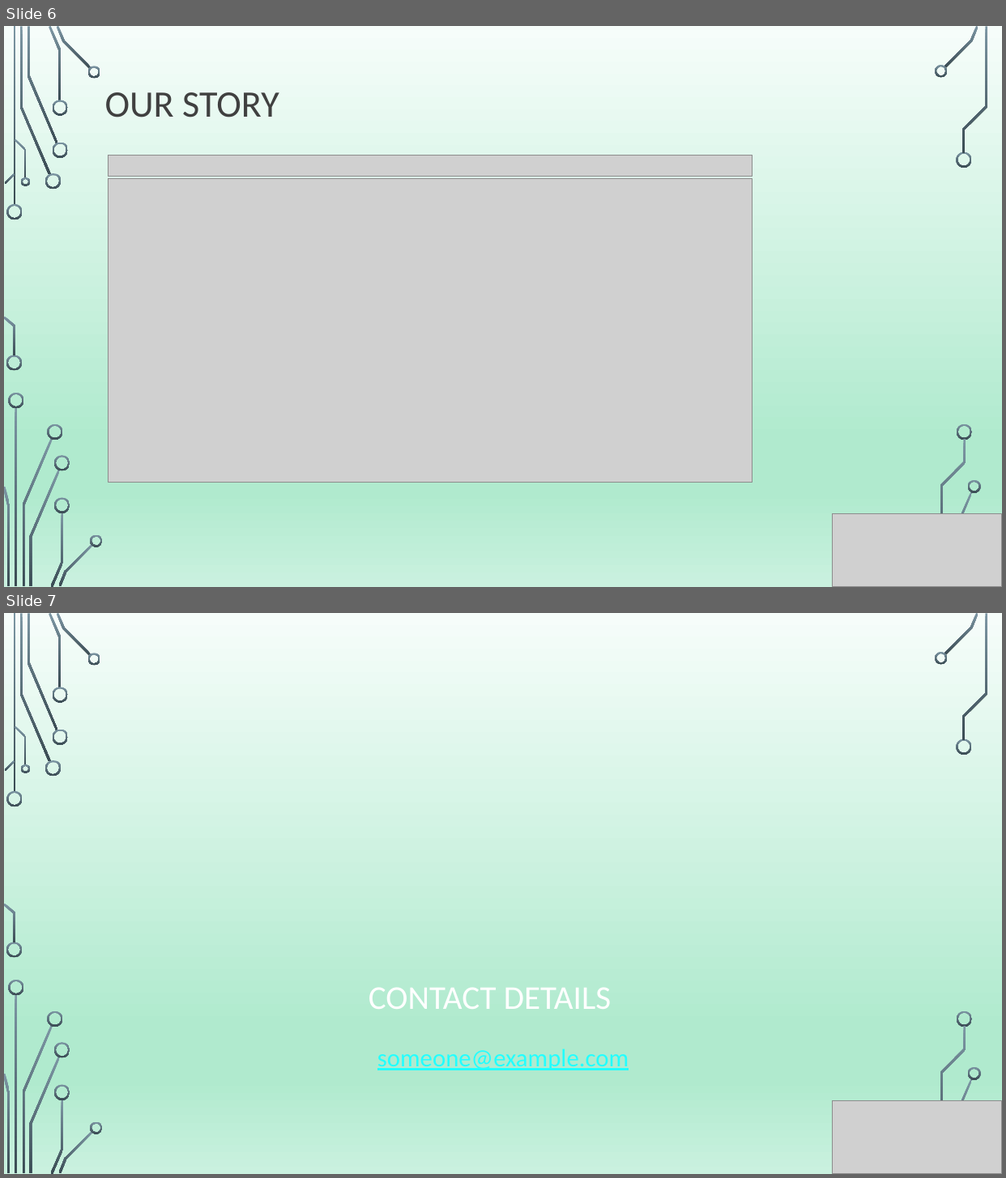
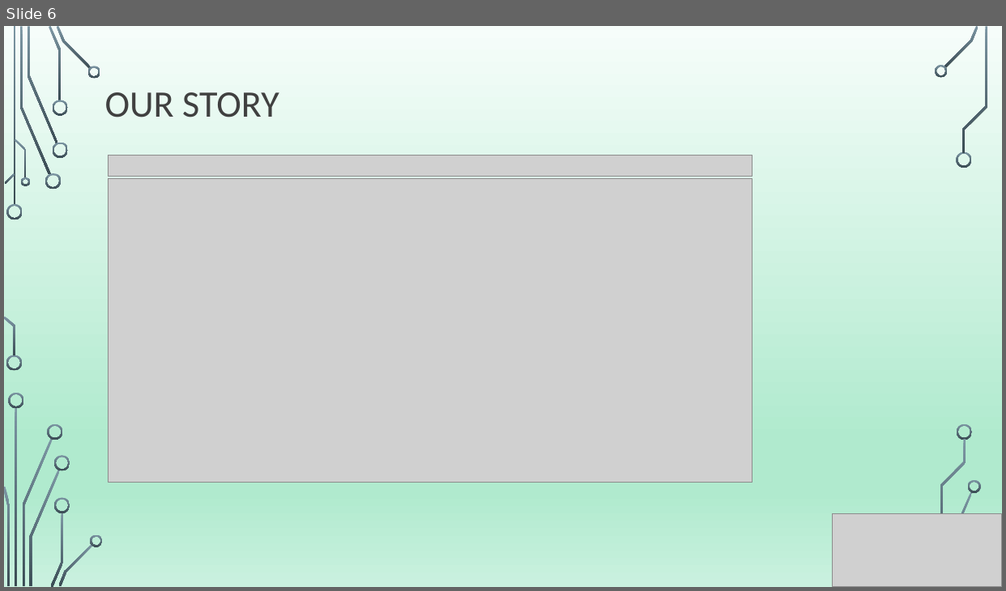
Before and after one commit to charlim26/Project-2-EV, a slide deck: Project2-EV Presentation.pptx. Shown one above the other, each under a label of ours: slides 6 and 7 before the commit, slide 6 after it. The pictures are 1006x1178 and 1006x591 pixels, drawn with LibreOffice and Linux fonts; fonts in the diff are those of the drawing; grey boxes stand for pictures; background and template pictures are left out. Boxes give left, top, right and bottom in pixels: in the first picture for what was removed or moved away, otherwise in the second. Text is boxed around its words. In the diff, an @@ line names an element or a change of style, - is before the commit and + after.

Commit message:
final update of power point

```diff
--- a/Project2-EV Presentation.pptx
+++ b/Project2-EV Presentation.pptx
@@ slide 7 removed at <box>4,613,1002,1174</box>, background picture (left out); not listed: 35 template elements that a slide beside it also shows @@
@@ title removed at <box>368,987,611,1009</box> @@
-CONTACT DETAILS
@@ text removed at <box>377,1049,629,1071</box> @@
-someone@example.com
@@ picture removed at <box>833,1101,1002,1174</box> @@
```
